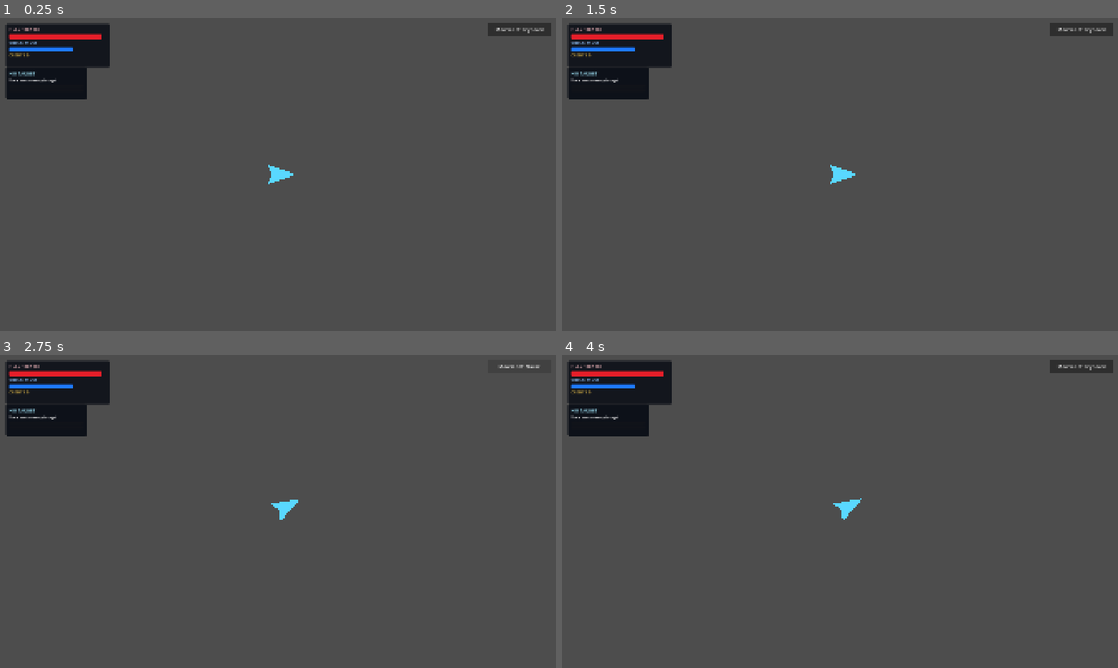
Above: before the commit, frames 1-4 (two rows, left to right).
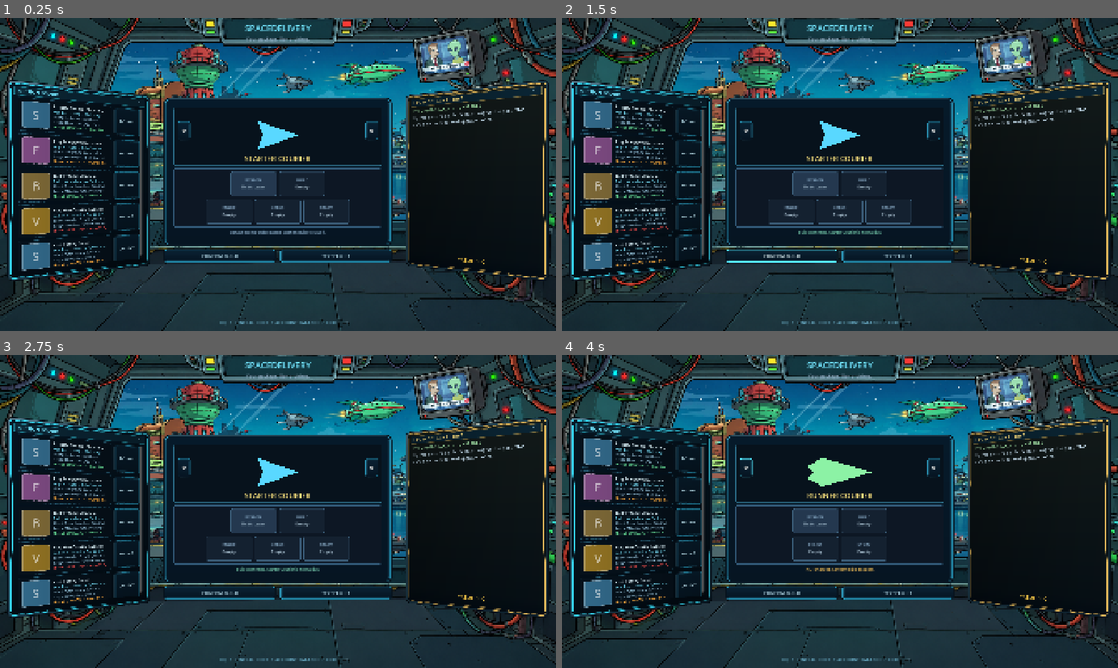
Above: after the commit, the same moments.

Repository: Bbran4/SpaceDelivery
Game: Godot game, scene res://scenes/mission_flight.tscn
The game is run twice, just before and just after one commit, with the same random seed, the same clock (stepped at 60 frames per second) and the same inputs. This scene is started directly instead of the project's main scene.
Inputs (mouse positions are in pixels of both pictures, inside the frame that each line leads up to):
- Up to frame 1 (0.25 s): no input
- Up to frame 2 (1.5 s): click (784, 255) at 0.5 s, where only the run after the commit has a clickable "CONFIRM BUILD"; click (784, 255) at 1.25 s, where only the run after the commit has a clickable "CONFIRM BUILD"
- Up to frame 3 (2.75 s): click (517, 367) at 2 s, where only the run before the commit has a clickable "Movement: Keyboard"
- Up to frame 4 (4 s): click (1079, 367) at 2.75 s, where only the run before the commit has a clickable "Movement: Mouse"; click (745, 467) at 3.52 s

The runs differ from the first frame. In frame 1, 97% of the frame differs, in the area x 0-100%, y 0-100%; in frame 2, 97%; in frame 3, 98%; in frame 4, 97%.
Error before the commit: Parse Error: Function "_process_route_encounters()" not found in base self. (res://scripts/missions/mission_flight.gd:93)

Commit message:
Add route patrol encounter scheduling

Diff:
--- a/scripts/missions/mission_flight.gd
+++ b/scripts/missions/mission_flight.gd
@@ -235,6 +235,30 @@
 		MissionPhaseDefinition.PhaseType.DELIVERY:
 			if is_instance_valid(route_label):
 				route_label.text = "DESTINATION  /  FOLLOW MINIMAP BEACON"
+
+
+
+func _process_route_encounters() -> void:
+	if mission_resolved or not is_instance_valid(player_ship):
+		return
+	# Patrols arrive in later stretches of the route, never inside the asteroid belt.
+	var trigger_positions: Array[float] = [4700.0, 7200.0, 9700.0]
+	for index: int in range(trigger_positions.size()):
+		if route_encounter_spawned[index] or player_ship.global_position.x < trigger_positions[index]:
+			continue
+		route_encounter_spawned[index] = true
+		var viewport_size: Vector2 = get_viewport_rect().size
+		var offset_x: float = maxf(900.0, viewport_size.x * 0.9)
+		var offset_y: float = viewport_size.y * 0.5 + 180.0
+		var side: float = -1.0 if randf() < 0.5 else 1.0
+		encounter_spawner.global_position = Vector2(
+			maxf(player_ship.global_position.x + offset_x, ASTEROID_BELT_X + 1000.0),
+			player_ship.global_position.y + side * offset_y
+		)
+		encounter_spawner.spawn_count = 2 + (index % 2)
+		var patrol: Array[Ship] = encounter_spawner.spawn_encounter()
+		for hostile: Ship in patrol:
+			hostile.name = "RoutePatrol_%d_%s" % [index + 1, hostile.name]
 
 
 func _update_asteroid_warning() -> void:
